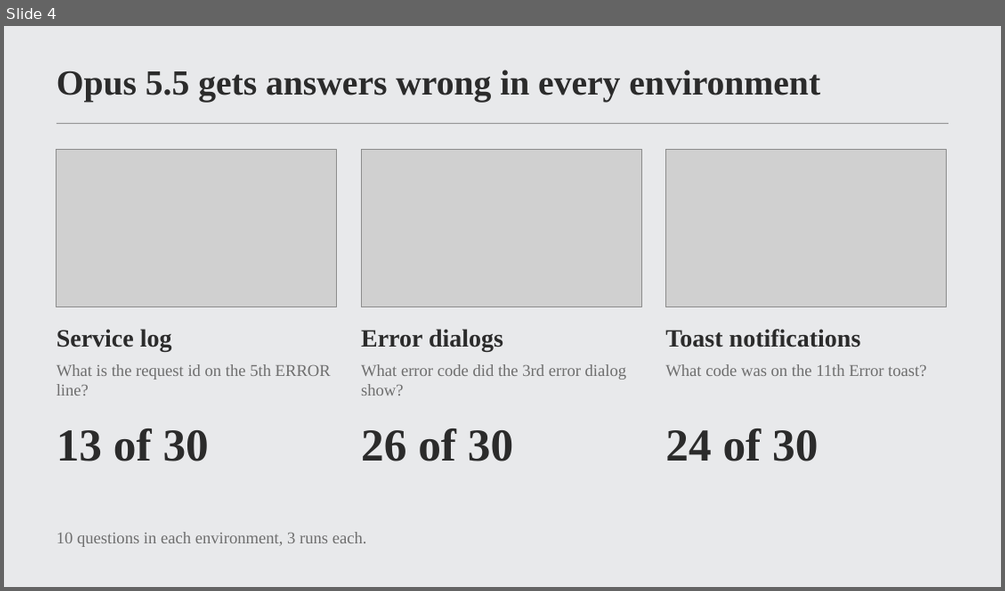
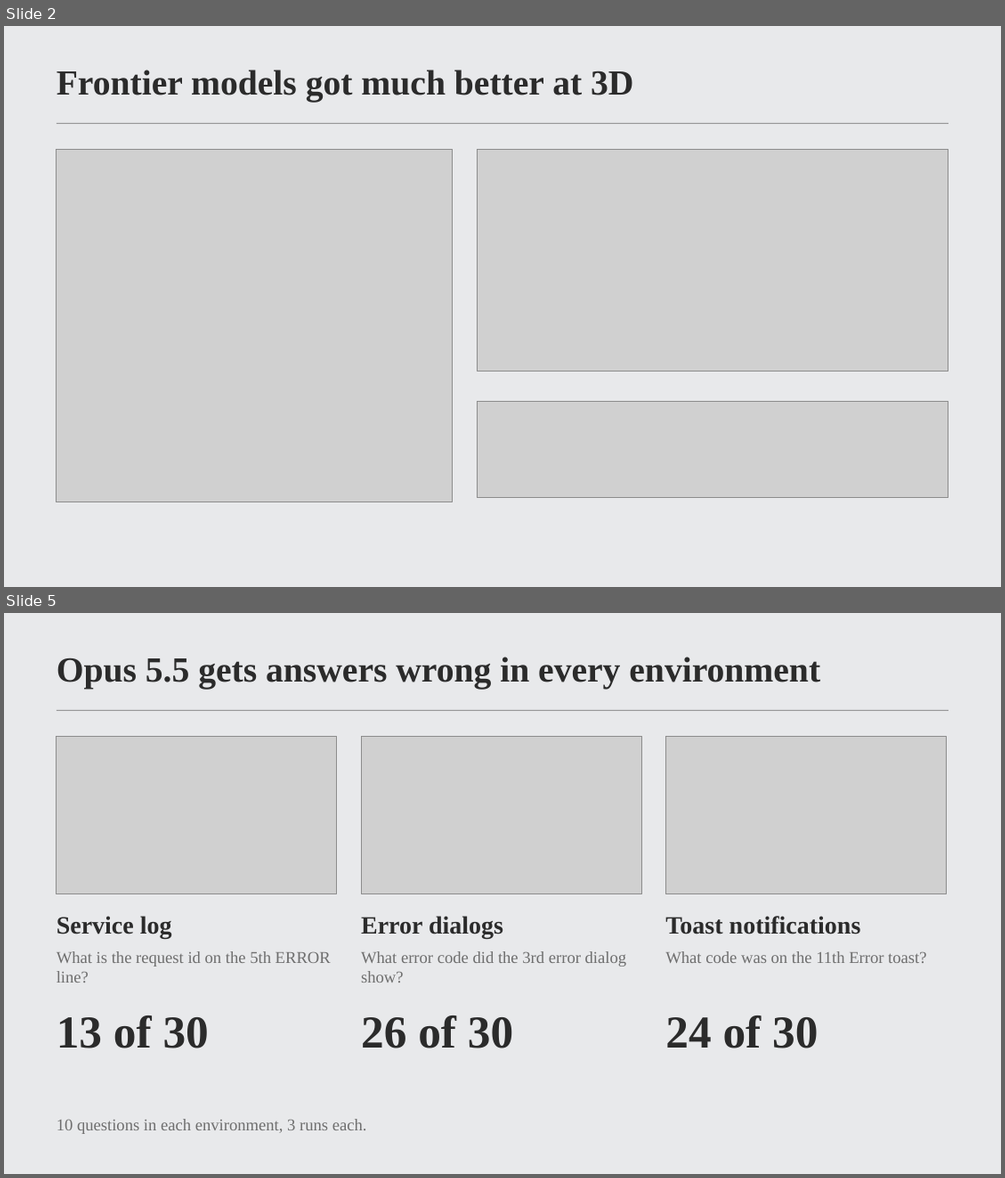
Before and after one commit to MrNaakka/bidy2, a slide deck: docs/framehunt-pitch-short.pptx. Shown one above the other, each under a label of ours: slide 4 before the commit, slides 2 and 5 after it; the slides between them are not shown. The pictures are 1005x591 and 1005x1178 pixels, drawn with LibreOffice and Linux fonts; fonts in the diff are those of the drawing; grey boxes stand for pictures; background and template pictures are left out. Boxes give left, top, right and bottom in pixels: in the first picture for what was removed or moved away, otherwise in the second. Text is boxed around its words. In the diff, an @@ line names an element or a change of style, - is before the commit and + after.

```diff
--- a/docs/framehunt-pitch-short.pptx
+++ b/docs/framehunt-pitch-short.pptx
@@ slide 2 added at (4,26,1001,587), background picture (left out); not listed: 1 template element that a slide beside it also shows @@
@@ title added at (57,70,633,102), 34 pt, text #2B2B2B, bold @@
+Frontier models got much better at 3D
@@ picture added at (57,150,453,501) @@
@@ picture added at (477,150,948,370) @@
@@ picture added at (477,402,948,498) @@
@@ what was slide 4 is now slide 5 @@
```
Also in this commit, not shown: 2 slides changed, 2 other slides added, 2 slides removed.
